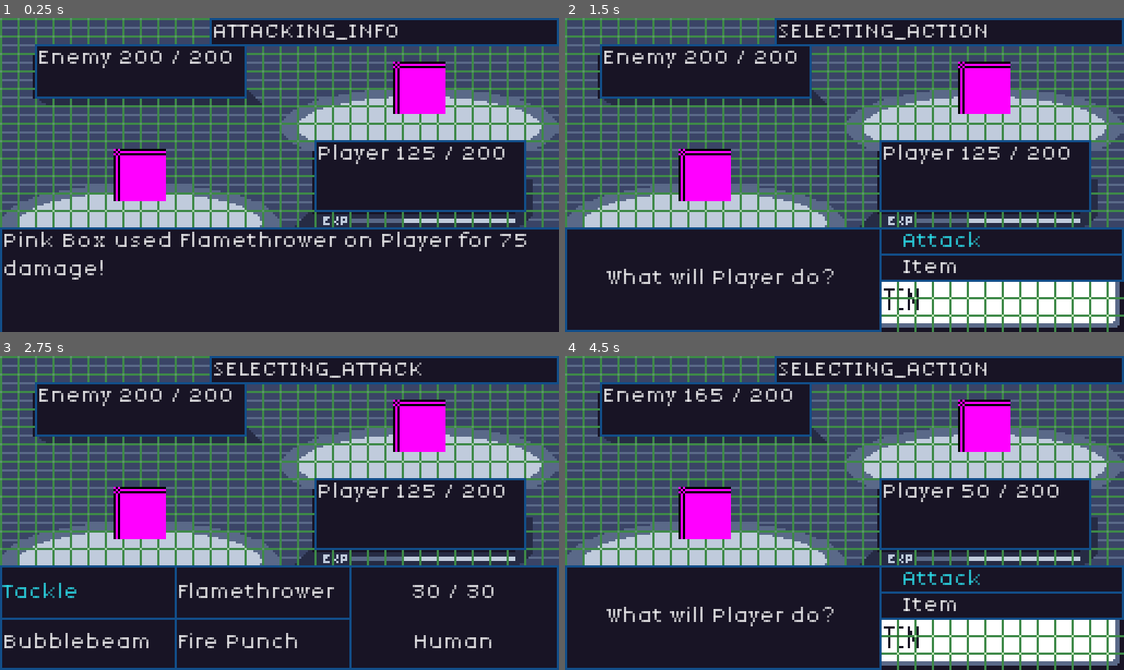
Above: before the commit, frames 1-4 (two rows, left to right).
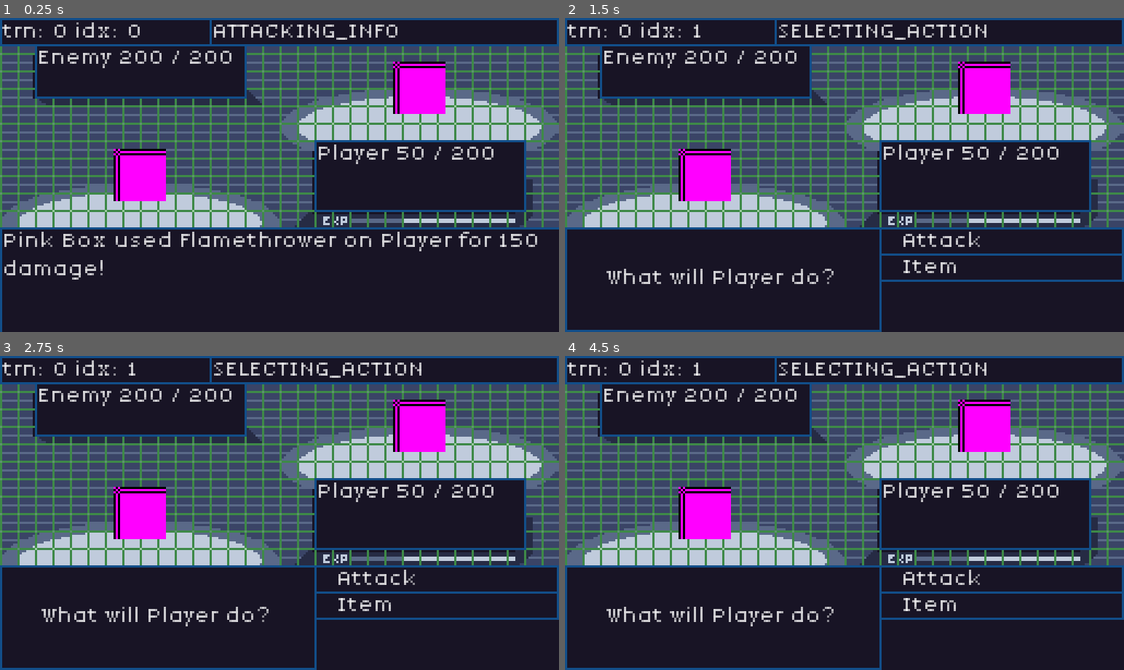
Above: after the commit, the same moments.

Repository: JakeTaussig/rpg-rougelike
Game: Godot game, scene res://scenes/battle.tscn
Same seed, same stepped clock (60 frames per second), same inputs: the game is played once before the commit and once after it.
Inputs (mouse positions are in pixels of both pictures, inside the frame that each line leads up to):
- Up to frame 1 (0.25 s): no input
- Up to frame 2 (1.5 s): click "Continue" at 0.5 s; click (844, 278) at 1.25 s, where only the run after the commit has a clickable "Continue"
- Up to frame 3 (2.75 s): click "Attack" at 2 s
- Up to frame 4 (4.5 s): click (654, 591) at 2.75 s, where only the run before the commit has a clickable "Tackle"; click (1001, 604) at 3.5 s, where only the run after the commit has a clickable "Item"; click (1001, 578) at 4.25 s, where only the run after the commit has a clickable "Attack"

The runs differ from the first frame. In frame 1, 3.7% of the frame differs, in the area x 0-97%, y 0-73%; in frame 2, 9.9%; in frame 3, 7.7%; in frame 4, 9.9%, in the area x 0-100%, y 0-100%.

Commit message:
Added status effect logic (#14)
* Added status effect logic

* removed print statements

* state fix

* whitespace

* turn display and set status_effect_chance

Diff:
--- a/assets/master_moves_list.tres
+++ /dev/null
@@ -1,10 +0,0 @@
-[gd_resource type="Resource" load_steps=2 format=3 uid="uid://bg8xhi1hi13xj"]
-
-[sub_resource type="GDScript" id="GDScript_3l00n"]
-script/source = "extends Resource
-
-@export var moves_list: Array[move]
-"
-
-[resource]
-script = SubResource("GDScript_3l00n")
--- a/scenes/battle.tscn
+++ b/scenes/battle.tscn
@@ -169,7 +169,7 @@
 position = Vector2(64, 72)
 max_hp = 200
 hp = 200
-type = 2
+type = 4
 
 [node name="Enemies" type="Node2D" parent="."]
 unique_name_in_owner = true
@@ -192,6 +192,11 @@
 theme = ExtResource("2_p1qf1")
 text = "state:"
 
+[node name="TurnDisplay" type="Label" parent="."]
+unique_name_in_owner = true
+offset_right = 96.0
+offset_bottom = 12.0
+
 [connection signal="pressed" from="BottomBar/Action/Attack" to="." method="_on_attack_pressed"]
 [connection signal="pressed" from="BottomBar/BattleStatus/ContinueButton" to="." method="_on_continue_button_pressed"]
 [connection signal="pressed" from="BottomBar/Moves/MovesMenu/Move1" to="." method="_on_move_pressed" binds= [0]]
--- a/scripts/battle.gd
+++ b/scripts/battle.gd
@@ -23,14 +23,13 @@
 	var old_state = state
 	state = new_state
 	%StateDisplay.text = State.keys()[state]
-
+	%TurnDisplay.text = "trn: %s idx: %s" % [turn, turn_order_index]
 	if old_state == State.SELECTING_ACTION:
 		%PlayerPrompt.visible = false
 		%Action.visible = false
 	elif old_state == State.SELECTING_ATTACK:
 		%Moves.visible = false
 	elif old_state == State.ATTACKING_INFO:
-		%BattleStatus.visible = false
 		if %Enemy.hp <= 0:
 			%BattleStatus.text = "%s defeated %s" % [%Player.character_name, %Enemy.character_name]
 			_update_state(State.GAME_END)
@@ -39,7 +38,10 @@
 			%BattleStatus.text = "%s defeated %s" % [%Enemy.character_name, %Player.character_name]
 			_update_state(State.GAME_END)
 			return
-
+		# Don't move this. This is specific to when both the old state and new state are ATTACKING_INFO
+		elif state == State.ATTACKING_INFO:
+			await _wait_for_action("ui_accept")
+			%BattleStatus.visible = false
 	if state == State.SELECTING_ACTION:
 		%PlayerPrompt.visible = true
 		%PlayerPrompt.text = label_text
@@ -71,7 +73,10 @@
 		enemy.is_player = false
 		battle_participants.append(enemy)
 	battle_participants.append(%Player)
-	battle_participants.sort_custom(func(a, b): return a.speed > b.speed)
+	battle_participants.sort_custom(func(a, b):
+		if a.speed == b.speed:
+			return  randi() % 2 == 0
+		return a.speed > b.speed)
 
 func _init_moves():
 	for i in %Player.moves.size():
@@ -88,23 +93,28 @@
 	var message: String = ""
 	var attacker: BattleParticipant = battle_participants[turn_order_index]
 	var results = attacker.use_move(index, target)
-	var used_move_name = results[0].move_name
-	var damage = results[1]
-	if damage <= 0:
+	var used_move_name = results["move"].move_name
+	var damage = results["damage"]
+	var move_hit = results["move_hit"]
+	if not move_hit:
 		message = "%s missed %s!" % [attacker.character_name, used_move_name]
-	else:
+	elif damage > 0:
 		var effectiveness_multiplier: float = attacker.get_effectiveness_modifier(attacker.moves[index], target)
 		message = "%s used %s on %s for %d damage!" % [attacker.character_name, used_move_name, target.character_name, damage]
 		_update_state(State.ATTACKING_INFO, message)
-		await _wait_for_action("ui_accept")
+
 		if effectiveness_multiplier > 1.0:
 			message = "%s was super effective!" % used_move_name
 			_update_state(State.ATTACKING_INFO, message)
-			_wait_for_action("ui_accept")
 		elif effectiveness_multiplier < 1.0:
 			message = "%s was not very effective!" % used_move_name
 			_update_state(State.ATTACKING_INFO, message)
-			_wait_for_action("ui_accept")
+	# This should only be status effects for now
+	else:
+		var status_effect_string = String(MovesData.StatusEffect.find_key(target.status_effect)).to_lower()
+		message = "%s applied %s on %s!" % [attacker.character_name, status_effect_string, target.character_name]
+		_update_state(State.ATTACKING_INFO, message)
+
 
 func _render_hp() -> void:
 	%EnemyPanel.text = "Enemy " + str(%Enemy.hp) + " / " + str(%Enemy.max_hp)
--- a/scripts/battle_participant.gd
+++ b/scripts/battle_participant.gd
@@ -26,9 +26,10 @@
 @export var luck: int = 10:
 	set(new_luck):
 		luck = max(1, new_luck)
-@export var type: MovesData.Type = MovesData.Type.Human
+@export var type: MovesData.Type = MovesData.Type.HUMAN
 var is_player = true
 var moves: Array[Move] = []
+var status_effect = MovesData.StatusEffect.NONE
 
 # Called when the node enters the scene tree for the first time.
 func _ready() -> void:
@@ -39,23 +40,22 @@
 	for move in GameManager.moves_list:
 		moves.append(move.copy())
 
-func use_move(index: int, target: BattleParticipant) -> Array:
+func use_move(index: int, target: BattleParticipant) -> Dictionary:
 	var move = moves[index]
 	move.pp -= 1
-	var attack_hit: bool = _does_attack_hit(move.acc)
-	if attack_hit:
-		var damage = 0
+	var move_hit: bool = _does_move_hit(move.acc)
+	var damage = 0
+	if move_hit:
 		if move.category == Move.MoveCategory.ATK:
 			damage = max(1, _attack(move, target, 1))
-			return [move, damage]
 		elif move.category == Move.MoveCategory.SP_ATK:
 			damage = max(1, _attack(move, target, 0))
-			return [move, damage]
-	return [move, 0]
+		if move.status_effect != MovesData.StatusEffect.NONE:
+			_roll_and_apply_status_effect(move, target)
+	return {"move": move, "damage": damage, "move_hit": move_hit}
 
-func _does_attack_hit(accuracy: int):
+func _does_move_hit(accuracy: int) -> bool:
 	accuracy = clamp(accuracy, 0, 100)
-
 	# Generates a number between 1 and 100
 	var roll = randi() % 100 + 1
 	return roll <= accuracy
@@ -78,6 +78,13 @@
 	target.hp -= damage
 	return damage
 
+func _roll_and_apply_status_effect(move: Move, target: BattleParticipant):
+	# Only attempt to apply a status effect if one is not already applied
+	if target.status_effect == MovesData.StatusEffect.NONE:
+		var status_applied = _does_move_hit(move.status_effect_chance)
+		if status_applied:
+			target.status_effect = move.status_effect
+
 func get_move_effectiveness(move: Move,  defender: BattleParticipant) -> float:
 	var same_type_attack_bonus: float = 1.5 if self.type == move.type else 1.0
 	var base_modifier = get_effectiveness_modifier(move, defender)
--- a/scripts/move.gd
+++ b/scripts/move.gd
@@ -1,12 +1,11 @@
 class_name Move extends Resource
 
-enum MoveCategory {ATK, SP_ATK, EFFECT, STAT_MODIFIER}
-
-var move_name = "Bubblebeam"
-
-var type: MovesData.Type = MovesData.Type.Human
-
+enum MoveCategory {ATK, SP_ATK, STATUS_EFFECT, STAT_MODIFIER}
+var move_name: String = "Bubblebeam"
+var status_effect_chance: int = 100
+var type: MovesData.Type = MovesData.Type.HUMAN
 var category: MoveCategory = MoveCategory.ATK
+var status_effect: MovesData.StatusEffect = MovesData.StatusEffect.NONE
 
 # Accuracy
 var acc: int = 100:
@@ -30,18 +29,20 @@
 # 0 = Normal, 1 = Priority
 var priority: bool = 0
 
-func _init(_name: String, _type: MovesData.Type, _category:  MoveCategory, _acc: int, _bp: int, _pp: int, _priority: bool):
+func _init(_name: String, _type: MovesData.Type, _category:  MoveCategory, _acc: int, _bp: int, _pp: int, _priority: bool, _status_effect: MovesData.StatusEffect = MovesData.StatusEffect.NONE, _status_effect_chance: int = 100):
 	move_name = _name
 	type = _type
-	category = category
+	category = _category
 	acc = _acc
 	base_power = _bp
 	pp = _pp
 	max_pp = _pp
 	priority = _priority
+	status_effect = _status_effect
+	status_effect_chance = _status_effect_chance
 
 func copy() -> Move:
-	return Move.new(move_name, type, category, acc, base_power, pp, priority)
+	return Move.new(move_name, type, category, acc, base_power, pp, priority, status_effect)
 
 # Called when the node enters the scene tree for the first time.
 func _ready() -> void:
--- a/scripts/moves_data.gd
+++ b/scripts/moves_data.gd
@@ -3,35 +3,39 @@
 
 var moves: Array[Move]
 
-enum Type {Human, Fire, Water, Plant, Plasma, Dark, Light}
+enum Type {HUMAN, FIRE, WATER, PLANT, PLASMA, DARK, LIGHT}
+				  		# HUMAN, FIRE, WATER,    PLANT,   DARK,   LIGHT
+enum StatusEffect {NONE, BLEED, BURN, WHIRLPOOL, POISON, CONSUME, BLIND}
 
 const TYPES = {
-	Type.Human: 0,
-	Type.Fire: 1,
-	Type.Water: 2,
-	Type.Plant: 3,
-	Type.Plasma: 4,
-	Type.Dark: 5,
-	Type.Light: 6
+	Type.HUMAN: 0,
+	Type.FIRE: 1,
+	Type.WATER: 2,
+	Type.PLANT: 3,
+	Type.PLASMA: 4,
+	Type.DARK: 5,
+	Type.LIGHT: 6
 }
 
 # Row = Attacker, Col = Defender
 const TYPE_CHART = [
-# Human Fire  Water Plant Earth Dark  Light
-[ 1.0,  1.0,  1.0,  1.0,  1.0,  1.0,  1.0 ], # Human
-[ 1.0,  1.0,  0.5,  2.0,  1.0,  0.5,  2.0 ], # Fire
-[ 1.0,  2.0,  1.0,  0.5,  2.0,  1.0,  0.5 ], # Water
-[ 1.0,  0.5,  2.0,  1.0,  2.0,  0.5,  1.0 ], # Plant
-[ 1.0,  1.0,  0.5,  0.5,  1.0,  2.0,  2.0 ], # Plasma
-[ 1.0,  2.0,  1.0,  2.0,  0.5,  1.0,  0.5 ], # Dark
-[ 1.0,  0.5,  2.0,  1.0,  0.5,  2.0,  1.0 ]  # Light
+# HUMAN FIRE  WATER PLANT Earth DARK  LIGHT
+[ 1.0,  1.0,  1.0,  1.0,  1.0,  1.0,  1.0 ], # HUMAN
+[ 1.0,  1.0,  0.5,  2.0,  1.0,  0.5,  2.0 ], # FIRE
+[ 1.0,  2.0,  1.0,  0.5,  2.0,  1.0,  0.5 ], # WATER
+[ 1.0,  0.5,  2.0,  1.0,  2.0,  0.5,  1.0 ], # PLANT
+[ 1.0,  1.0,  0.5,  0.5,  1.0,  2.0,  2.0 ], # PLASMA
+[ 1.0,  2.0,  1.0,  2.0,  0.5,  1.0,  0.5 ], # DARK
+[ 1.0,  0.5,  2.0,  1.0,  0.5,  2.0,  1.0 ]  # LIGHT
 ]
 
 func _init():
 	_initialize_moves()
 
 func _initialize_moves():
-	moves.append(Move.new("Tackle", Type.Human, Move.MoveCategory.ATK, 90, 35, 30, false))
-	moves.append(Move.new("Flamethrower", Type.Fire, Move.MoveCategory.SP_ATK, 100, 100, 15, false))
-	moves.append(Move.new("Bubblebeam", Type.Water, Move.MoveCategory.SP_ATK, 100, 60, 20, false))
-	moves.append(Move.new("Fire Punch", Type.Fire, Move.MoveCategory.SP_ATK, 95, 75, 10, false))
+	# name, type, category, accuracy, base_power, power_points, priority, status_effect, status_effect_chance
+	moves.append(Move.new("Tackle", Type.HUMAN, Move.MoveCategory.ATK, 90, 35, 30, false))
+	moves.append(Move.new("Flamethrower", Type.FIRE, Move.MoveCategory.SP_ATK, 100, 100, 15, false))
+	moves.append(Move.new("Bubblebeam", Type.WATER, Move.MoveCategory.SP_ATK, 100, 60, 20, false))
+	moves.append(Move.new("Heat Wave", Type.FIRE, Move.MoveCategory.STATUS_EFFECT, 75, 0, 10, false, StatusEffect.BURN, 100))
+	#moves.append(Move.new("Fire Punch", Type.FIRE, Move.MoveCategory.SP_ATK, 95, 75, 10, false))
